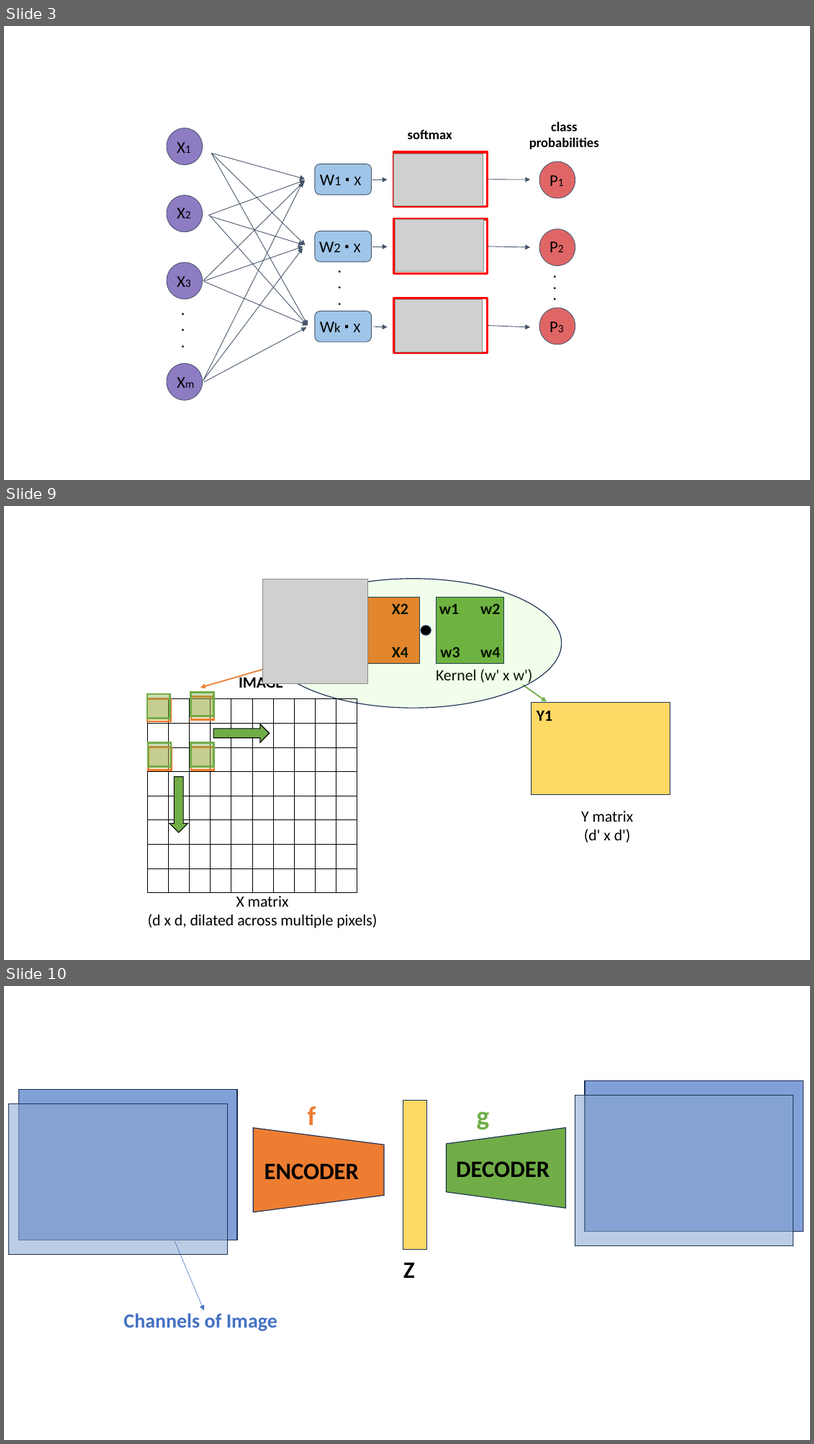
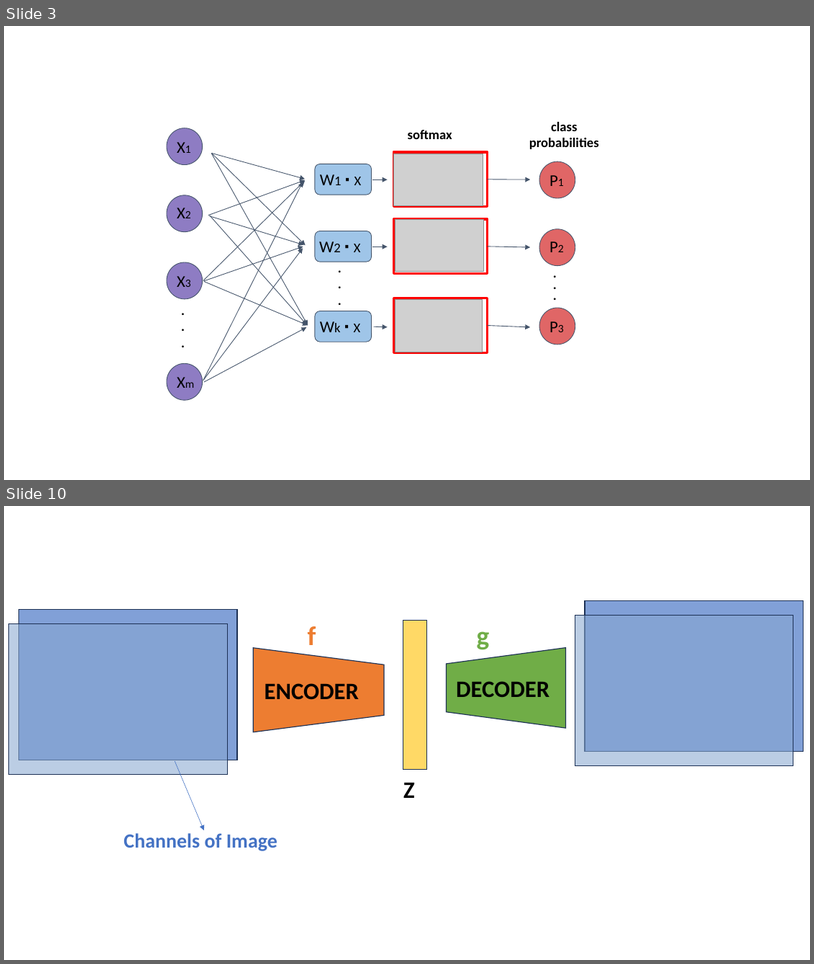
Before and after one commit to rtealwitter/deeplearning2025, a slide deck: notes/images.pptx. Shown one above the other, each under a label of ours: slides 3, 9 and 10 before the commit, slides 3 and 10 after it; the slides between them are not shown. The pictures are 814x1444 and 814x964 pixels, drawn with LibreOffice and Linux fonts; fonts in the diff are those of the drawing; grey boxes stand for pictures. Boxes give left, top, right and bottom in pixels: in the first picture for what was removed or moved away, otherwise in the second. Text is boxed around its words. In the diff, an @@ line names an element or a change of style, - is before the commit and + after.

Commit message:
forgot to add new images file

```diff
--- a/notes/images.pptx
+++ b/notes/images.pptx
@@ slide 9 removed at (4,506,810,960), background #FFFFFF @@
@@ picture removed at (263,579,368,684) @@
@@ ellipse removed at (265,579,563,708) @@
@@ rectangle removed at (347,597,419,663) @@
@@ text removed at (352,600,368,618) @@
-X1
@@ text removed at (392,603,409,614) @@
-X2
@@ rectangle removed at (437,597,504,663) @@
@@ text removed at (440,604,459,614) @@
-w1
@@ text removed at (481,603,500,614) @@
-w2
@@ ellipse removed at (421,626,431,635) @@
@@ arrow removed from (330, 650) to (201, 687) @@
@@ text removed at (352,644,368,662) @@
-X3
@@ text removed at (392,647,409,657) @@
-X4
@@ text removed at (440,646,460,657) @@
-w3
@@ text removed at (481,647,500,657) @@
-w4
@@ text removed at (239,674,283,687) @@
-IMAGE
@@ text removed at (436,669,533,685) @@
-Kernel (w' x w')
@@ table removed at (147,699,359,893), 8 rows, 10 columns @@
- |  |  |  |  |  |  |  |  | 
- |  |  |  |  |  |  |  |  | 
- |  |  |  |  |  |  |  |  | 
- |  |  |  |  |  |  |  |  | 
- |  |  |  |  |  |  |  |  | 
- |  |  |  |  |  |  |  |  | 
- |  |  |  |  |  |  |  |  | 
- |  |  |  |  |  |  |  |  | 
@@ rectangle removed at (147,698,170,721) @@
@@ rectangle removed at (147,694,170,718) @@
@@ rectangle removed at (191,697,214,720) @@
@@ rectangle removed at (191,692,214,716) @@
@@ arrow removed from (523, 685) to (548, 701) @@
@@ rectangle removed at (532,702,671,795) @@
@@ text removed at (537,710,553,721) @@
-Y1
@@ rectangle removed at (148,743,171,766) @@
@@ rectangle removed at (191,743,214,766) @@
@@ right arrow removed at (214,723,270,742) @@
@@ rectangle removed at (149,747,172,770) @@
@@ rectangle removed at (191,747,214,770) @@
@@ right arrow removed at (170,777,188,832) @@
@@ text removed at (581,811,634,842) @@
-Y matrix
-(d' x d')
@@ text removed at (148,896,377,928) @@
-X matrix
-(d x d, dilated across multiple pixels)
```
Also in this commit, not shown: 6 slides changed, 1 slide added.
